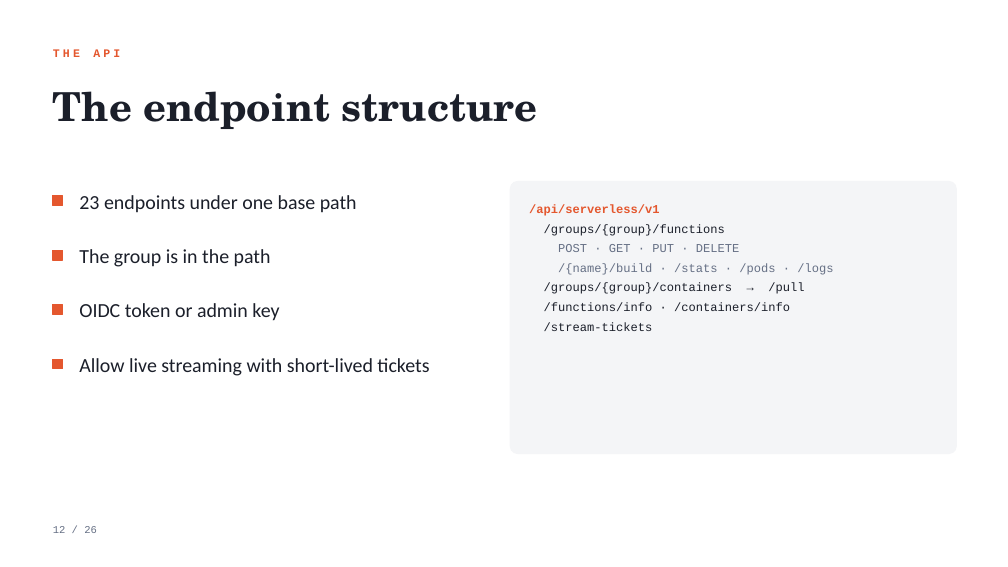
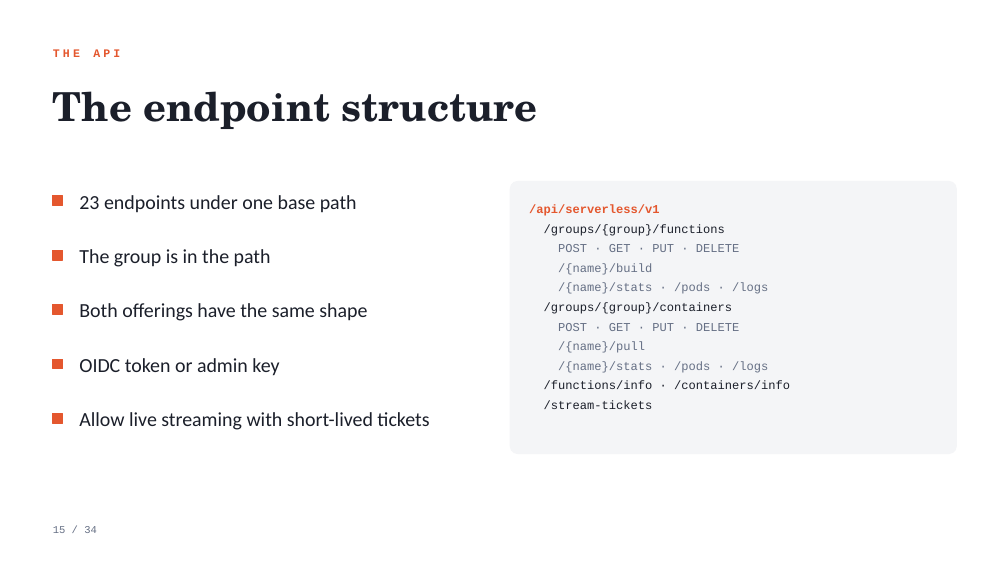
Before and after one commit to black-cloudlet/serverless, a slide deck: slide 15 of docs/presentation/serverless-platform.pptx (slide 12 before the commit). Drawn at 1008x567 pixels with LibreOffice and Linux fonts; fonts in the diff are those of the drawing. Boxes give left, top, right and bottom in pixels: in the first picture for what was removed or moved away, otherwise in the second. Text is boxed around its words. In the diff, an @@ line names an element or a change of style, - is before the commit and + after.

```diff
--- a/docs/presentation/serverless-platform.pptx
+++ b/docs/presentation/serverless-platform.pptx
@@ text at bbox=[544, 263, 768, 373]: text changed @@
-/{name}/build · /stats · /pods · /logs
-/groups/{group}/containers → /pull
+/{name}/build
+/{name}/stats · /pods · /logs
+/groups/{group}/containers
+POST · GET · PUT · DELETE
+/{name}/pull
+/{name}/stats · /pods · /logs
@@ text added at bbox=[79, 303, 367, 321], 19 pt, text #1B1F2A @@
+Both offerings have the same shape
@@ text "OIDC token or admin key": place and size @@
-text "OIDC token or admin key" at bbox=[79, 303, 279, 321]
+text "OIDC token or admin key" at bbox=[79, 358, 279, 376]
@@ rectangle added at bbox=[53, 414, 63, 423], fill #E4572E, outline #E4572E 1 pt @@
@@ text "Allow live streaming with short-lived ...": place and size @@
-text "Allow live streaming with short-lived ..." at bbox=[79, 358, 429, 376]
+text "Allow live streaming with short-lived ..." at bbox=[79, 412, 429, 430]
@@ text at bbox=[53, 526, 97, 533]: text changed @@
-12 / 26
+15 / 34
```
Also in this commit, not shown: 22 other slides changed, 10 slides added, 2 slides removed, 6 other files.
